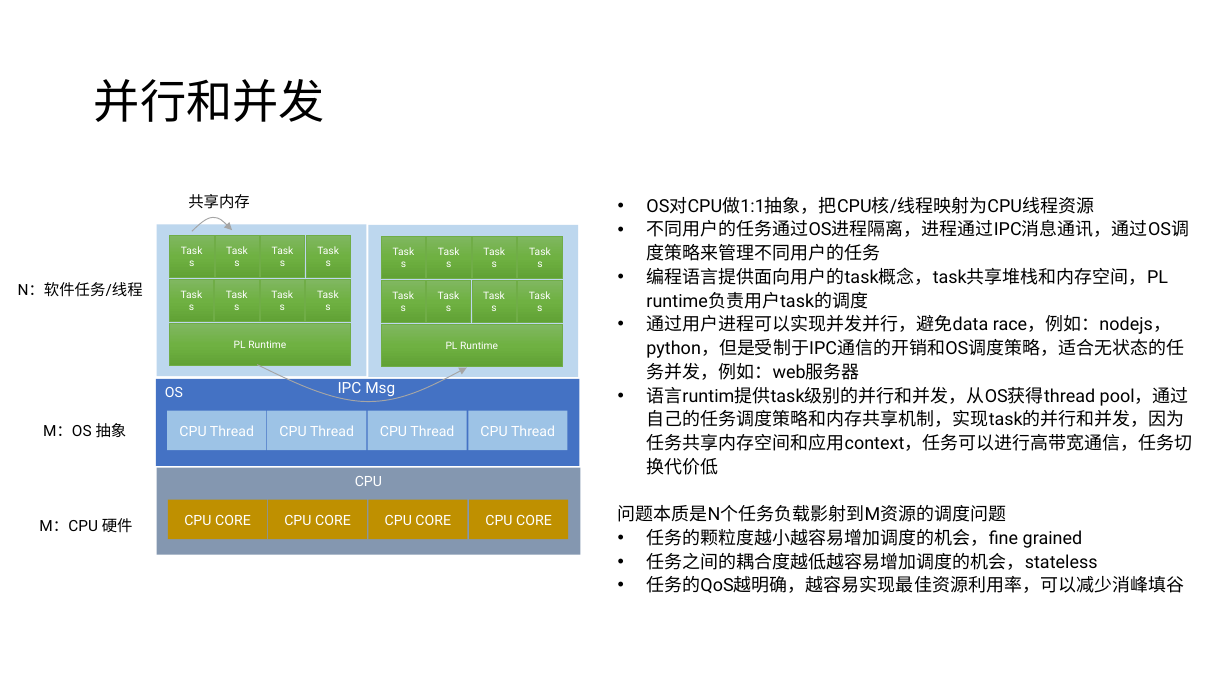
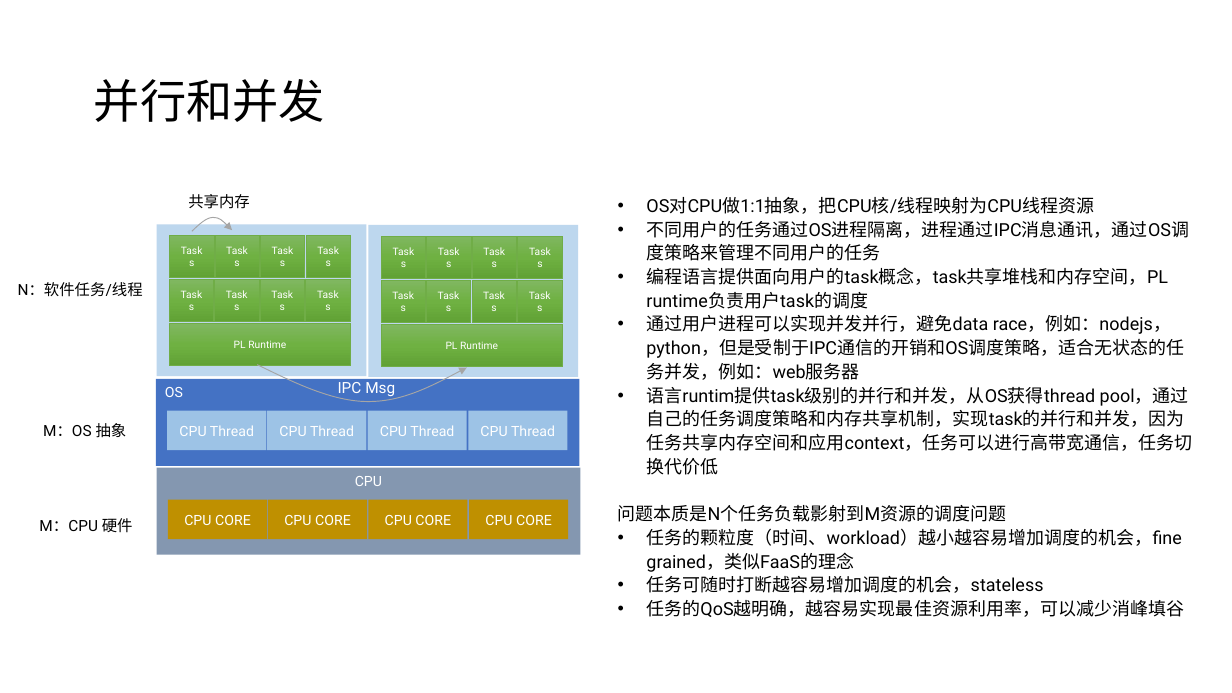
Before and after one commit to sbagga/mistyminds, a slide deck: slide 7 of _posts/Mobile Rust 0627.pptx. Drawn at 1232x693 pixels with LibreOffice and Linux fonts; fonts in the diff are those of the drawing. Boxes give left, top, right and bottom in pixels: in the first picture for what was removed or moved away, otherwise in the second. Text is boxed around its words. In the diff, an @@ line names an element or a change of style, - is before the commit and + after.

```diff
--- a/_posts/Mobile Rust 0627.pptx
+++ b/_posts/Mobile Rust 0627.pptx
@@ text at bbox=[646, 528, 1182, 593]: text changed @@
-• 任务的颗粒度越小越容易增加调度的机会，fine grained
-• 任务之间的耦合度越低越容易增加调度的机会，stateless
+• 任务的颗粒度（时间、workload）越小越容易增加调度的机会，fine grained，类似FaaS的理念
+• 任务可随时打断越容易增加调度的机会，stateless
```
Also in this commit, not shown: 8 other slides changed, 3 slides added.
